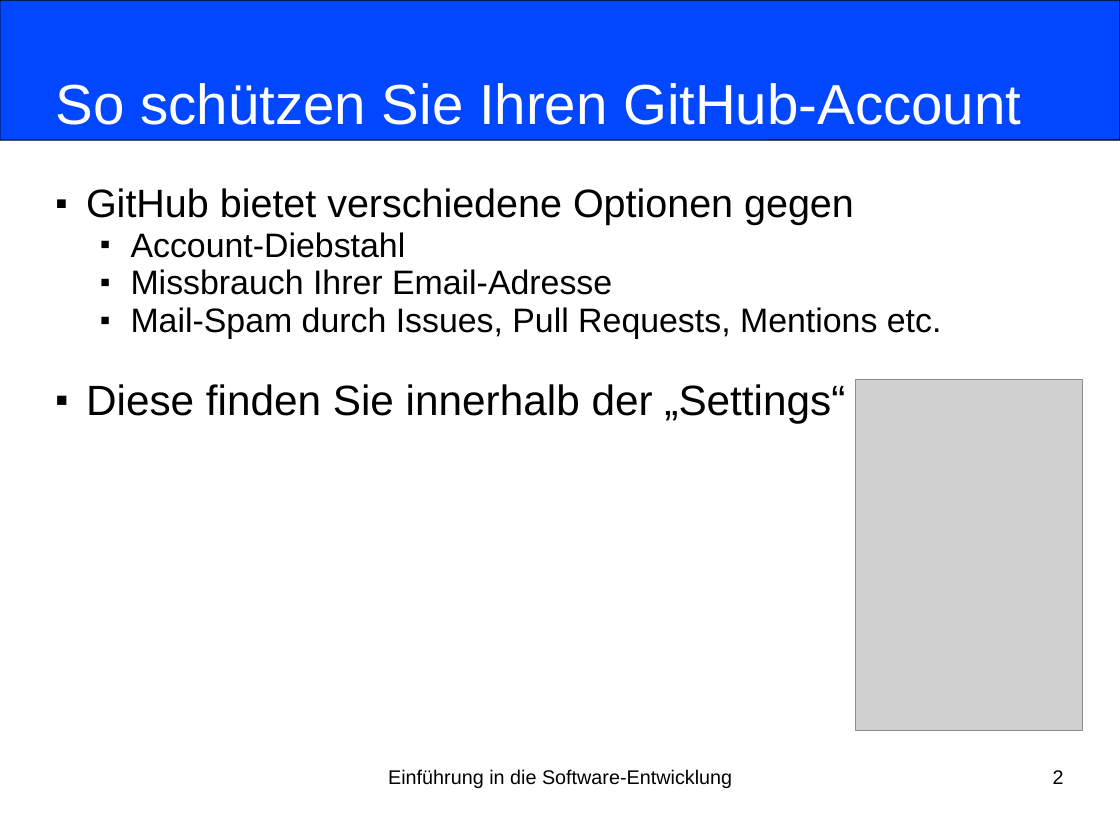
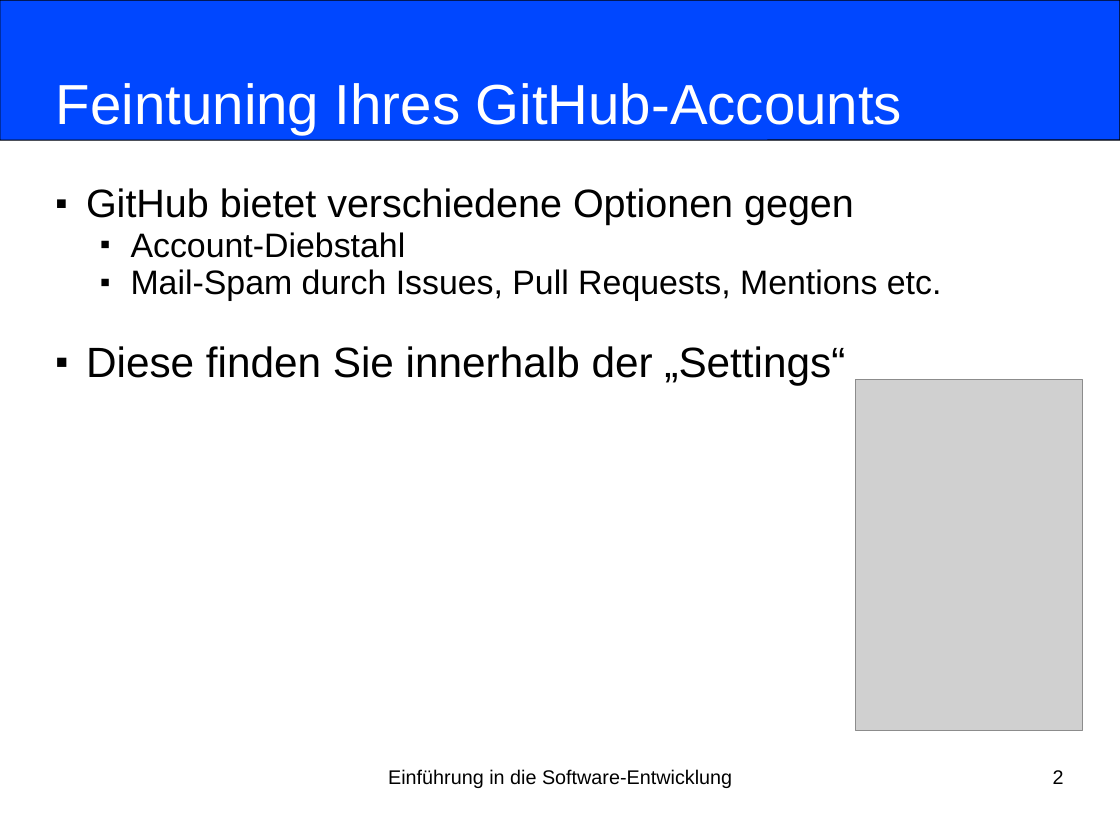
Before and after one commit to nordakademie-einfuehrung-java/vorlesungsskript, a slide deck: slide 2 of folien/Semester_03_Termin_04_Kapitel04.pptx. Drawn at 1120x840 pixels with LibreOffice and Linux fonts; fonts in the diff are those of the drawing; grey boxes stand for pictures. Boxes give left, top, right and bottom in pixels: in the first picture for what was removed or moved away, otherwise in the second. Text is boxed around its words. In the diff, an @@ line names an element or a change of style, - is before the commit and + after.

```diff
--- a/folien/Semester_03_Termin_04_Kapitel04.pptx
+++ b/folien/Semester_03_Termin_04_Kapitel04.pptx
@@ title at (56,83,902,134): text changed @@
-So schützen Sie Ihren GitHub-Account
+Feintuning Ihres GitHub-Accounts
@@ subtitle at (131,269,612,295): paragraph removed @@
-  ■ Missbrauch Ihrer Email-Adresse
```
Also in this commit, not shown: 1 other slide changed, 1 slide added.
